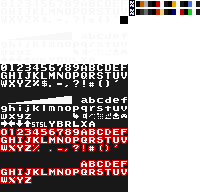
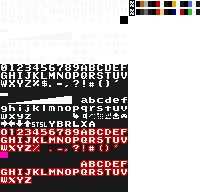
Layered file, before and after one edit (w=200, h=192). Changes by layer:
painted on "Pasted Layer #2" over left=0, top=29, right=8, bottom=96
painted on "Pasted Layer #1" over left=0, top=152, right=8, bottom=158
